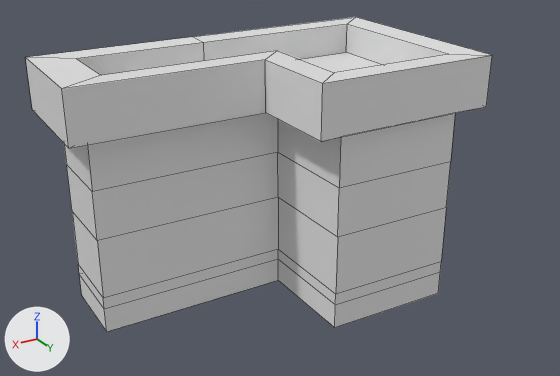
The FBX model URP Quang Binh v2/Assets/Assets/Meshes/New_Buildings/SM_Building_small_009.fbx as it was, and as the next commit left it.
Camera for both pictures: a camera (50 mm lens) standing at (10.01, 13.96, 8.43) and looking at (2.99, 2.26, 2.58). Lighting does not change. The marker at lower left points along +X, +Y and +Z. The older version comes first. Mesh edges are drawn as thin lines. Objects named as collision shapes, trigger or cutter boxes, shadow casters or lower levels of detail are left out. Where no turn or scale is listed for an object, it has been applied to the vertices.

Script lines for the objects in view, before the commit:
```python
me_plane_043 = bpy.data.meshes.new('Plane.043')
me_plane_043.from_pydata(...)  # 108 vertices, 83 faces; spans x -0.62..6.84, y -0.42..3.84, z 0.0..5.03
me_plane_043.materials.append(mat_mat_buildings)  # white #e7e7e7
ob_sm_building_small_009_lod0 = bpy.data.objects.new('SM_Building_small_009_LOD0', me_plane_043)
ob_sm_building_small_009_lod0.location = (0.0, 0.0, 0.0)
```
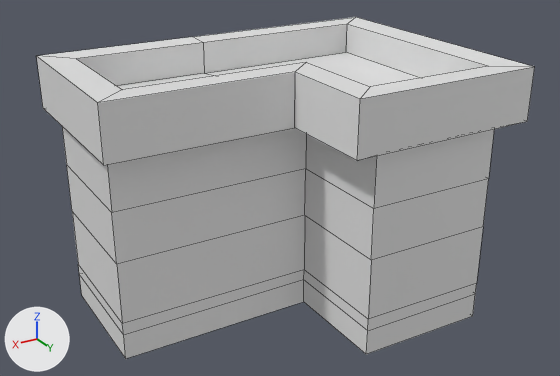
Edits to the scene script, one JSON object a line:
```json
{"block": "me_plane_043", "where": "# used by ob_sm_building_small_009_lod0; location = (0.0, 0.0, 0.0)"}
{"op": "remove", "block": "me_plane_043", "code": "me_plane_043.from_pydata(...)  # 108 vertices, 83 faces; spans x -0.62..6.84, y -0.42..3.84, z 0.0..5.03"}
{"op": "add", "block": "me_plane_043", "code": "me_plane_043.from_pydata(...)  # 108 vertices, 83 faces; spans x -0.62..6.6, y -0.42..4.85, z 0.0..5.03"}
{"block": "me_plane_043", "change": "me_plane_043 part 1: all 2 vertices in x 6.84, y 1.99, z 4.03..5.03 are moved by (-0.24, 1.02, 0.0)"}
{"block": "me_plane_043", "change": "me_plane_043 part 2: all 2 vertices in x 6.8, y -0.42, z 4.03..5.03 are moved by (-0.2, 0.0, 0.0)"}
{"block": "me_plane_043", "change": "me_plane_043 part 3: all 48 vertices in x -0.62..6.38, y 1.4..3.84, z 0.0..5.03 are moved by (0.0, 1.02, 0.0)"}
```

Boxes [x1, y1, x2, y2] around the edits, measured in the pictures (560 x 376 px; the box of a moved part takes in the faces that stretch with it):
```json
{"object": "SM_Building_small_009_LOD0", "change": "reshaped", "before": [26, 17, 492, 332], "after": [37, 17, 534, 359], "on screen": "7% wider, 9% taller"}
{"part": 1, "of": "me_plane_043", "change": "moved or reshaped", "before": [62, 51, 276, 148], "after": [98, 62, 306, 165]}
{"part": 2, "of": "me_plane_043", "change": "moved or reshaped", "before": [26, 37, 203, 148], "after": [37, 37, 203, 165]}
{"part": 3, "of": "me_plane_043", "change": "moved or reshaped", "before": [64, 51, 492, 332], "after": [62, 51, 534, 359]}
```
